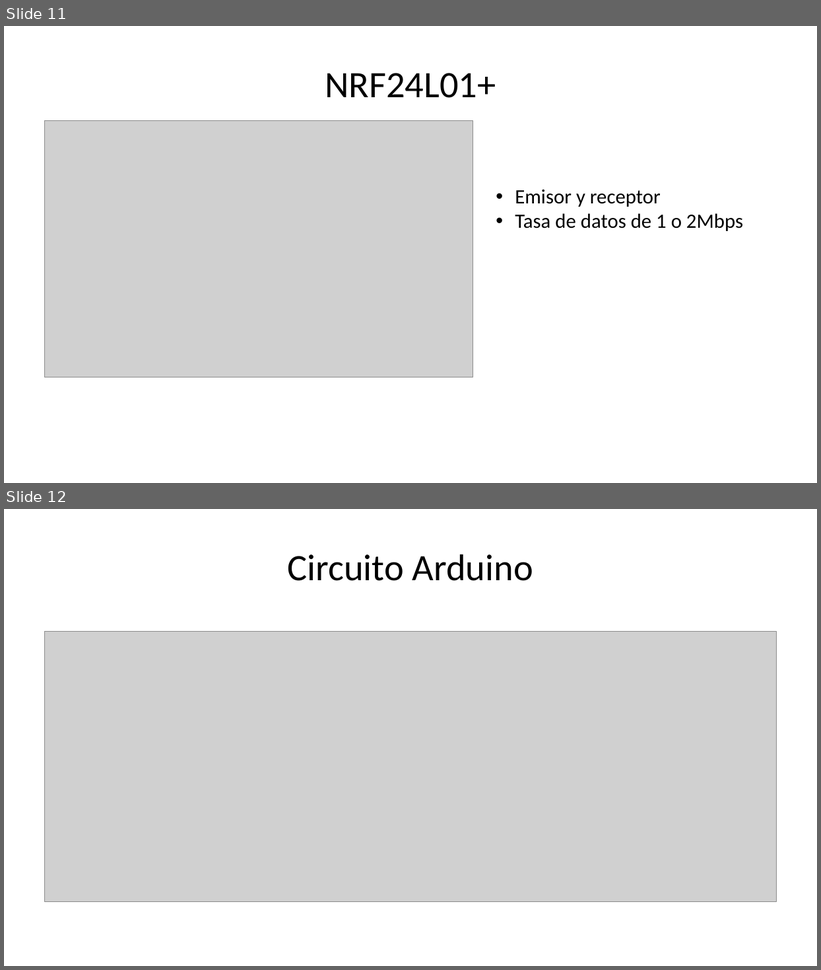
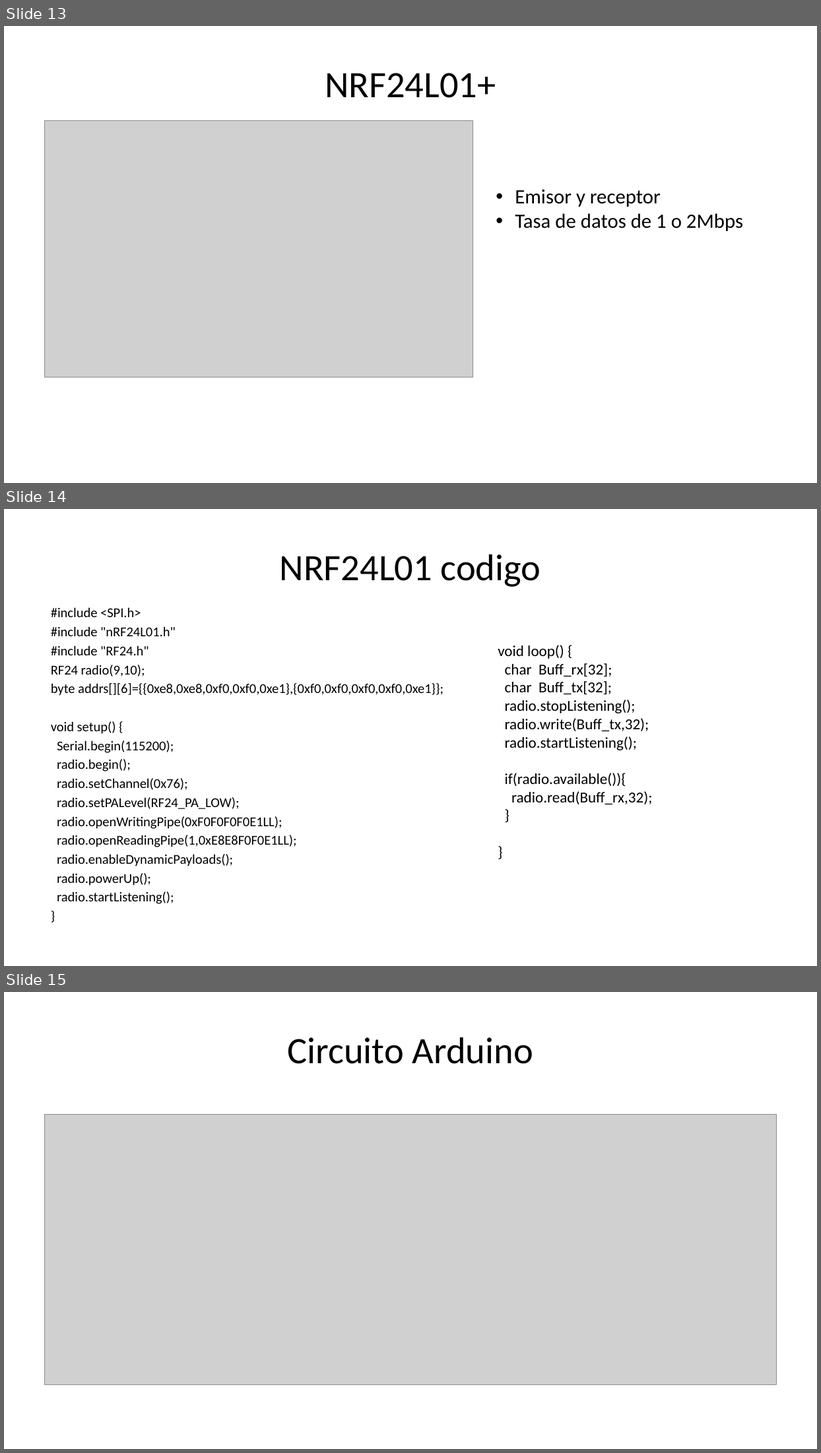
Before and after one commit to academiasIT/proyectoSensores, a slide deck: Arduino/arduino.pptx. Shown one above the other, each under a label of ours: slides 11 and 12 before the commit, slides 13, 14 and 15 after it. The pictures are 821x970 and 821x1453 pixels, drawn with LibreOffice and Linux fonts; fonts in the diff are those of the drawing; grey boxes stand for pictures; background and template pictures are left out. Boxes give left, top, right and bottom in pixels: in the first picture for what was removed or moved away, otherwise in the second. Text is boxed around its words. In the diff, an @@ line names an element or a change of style, - is before the commit and + after.

Commit message:
ppt se agrega algun codigo de ejemplo sensores

```diff
--- a/Arduino/arduino.pptx
+++ b/Arduino/arduino.pptx
@@ slide 14 added at [4, 509, 817, 966], background picture (left out) @@
@@ title added at [280, 554, 541, 587], 44 pt, text #000000 @@
+NRF24L01 codigo
@@ text added at [51, 607, 444, 904], 16 pt, text #000000 @@
+#include <SPI.h>
+#include "nRF24L01.h"
+#include "RF24.h"
+RF24 radio(9,10);
+byte addrs[][6]={{0xe8,0xe8,0xf0,0xf0,0xe1},{0xf0,0xf0,0xf0,0xf0,0xe1}};
+void setup() {
+Serial.begin(115200);
+radio.begin();
+radio.setChannel(0x76);
+radio.setPALevel(RF24_PA_LOW);
+radio.openWritingPipe(0xF0F0F0F0E1LL);
+radio.openReadingPipe(1,0xE8E8F0F0E1LL);
+radio.enableDynamicPayloads();
+radio.powerUp();
+radio.startListening();
+}
@@ text added at [498, 645, 652, 805], 18 pt, text #000000 @@
+void loop() {
+char Buff_rx[32];
+char Buff_tx[32];
+radio.stopListening();
+radio.write(Buff_tx,32);
+radio.startListening();
+if(radio.available()){
+radio.read(Buff_rx,32);
+}
+}
@@ what was slide 11 is now slide 13 @@
@@ what was slide 12 is now slide 15 @@
```
Also in this commit, not shown: 2 other slides added.
